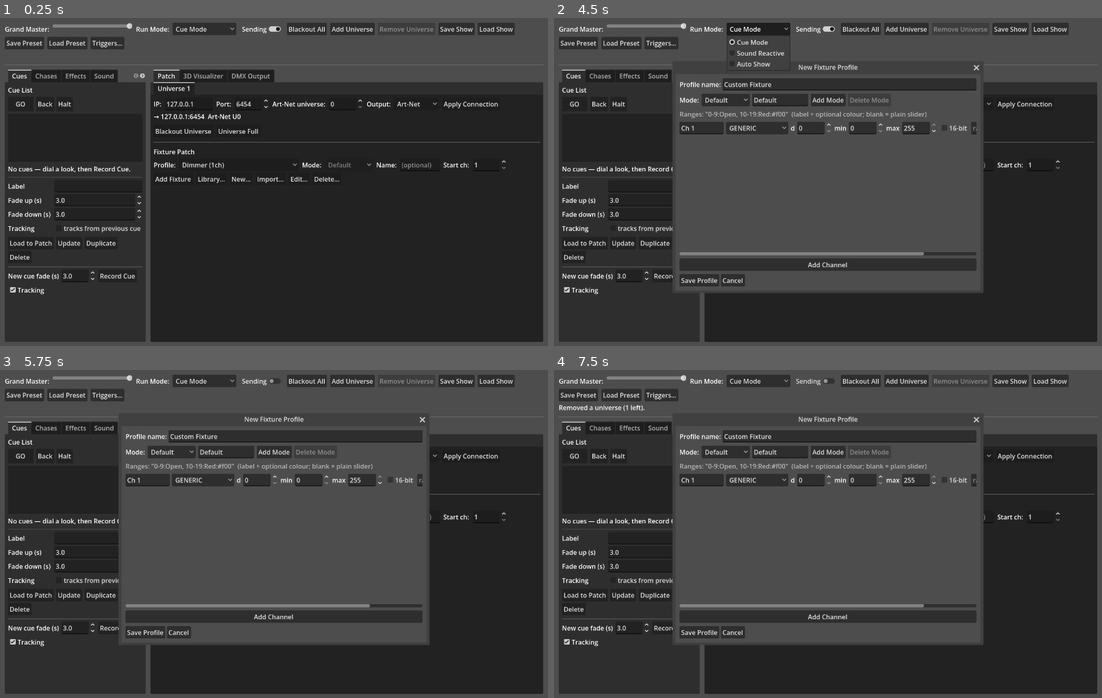
Above: before the commit, frames 1-4 (two rows, left to right).
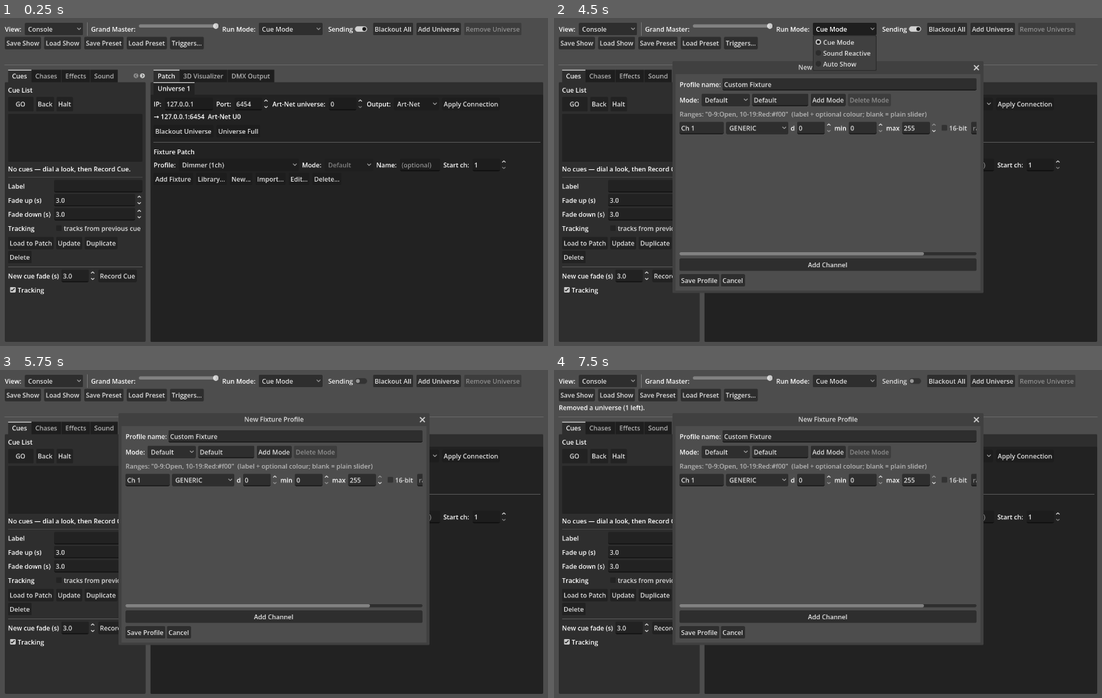
Above: after the commit, the same moments.

Repository: KonajuGames/slight-dmx-controller
Game: Godot game, scene res://main.tscn
Same seed, same stepped clock (60 frames per second), same inputs: the game is played once before the commit and once after it.
Inputs (mouse positions are in pixels of both pictures, inside the frame that each line leads up to):
- Up to frame 1 (0.25 s): no input
- Up to frame 2 (4.5 s): click (608, 27) at 0.5 s, where only the run after the commit has a clickable "Console"; click "GO" at 1.25 s; click "GO" at 2 s; click "New..." at 2.75 s; click "New..." at 3.5 s; click "Cue Mode" at 4.25 s
- Up to frame 3 (5.75 s): click "Sending" at 5 s
- Up to frame 4 (7.5 s): click "Blackout All" at 5.75 s; click "Add Universe" at 6.5 s; click "Remove Universe" at 7.25 s

The runs differ from the first frame. In frame 1, 2.6% of the frame differs, in the area x 0-95%, y 1-10%; in frame 2, 2.9%, in the area x 0-95%, y 1-16%; in frame 3, 2.6%; in frame 4, 2.6%.

Commit message:
Add a Music Library view alongside the console
A View selector at the start of the top bar swaps the area below it
between the Console and a new Music Library view (MusicBrowserPanel).
The top bar stays and the console keeps running underneath; spacebar GO
only fires in the Console view.

The Music Library has a narrow tree on the left -- this machine's drives
and folders, loaded as they're expanded (hidden/system folders skipped),
followed by VirtualDJ's Virtual Folders in VirtualDJ's order -- and fills
the rest with the music in whatever's selected: a folder's audio files
(not its subfolders) or a Virtual Folder's tracks in list order. Columns
are #, Title, Artist, BPM, Key, Length, Album, Genre and File, taken from
VirtualDJ's database where it knows the track (BPM is best_bpm(), what
the deck plays at), then the Virtual Folder's cached copy, then the file
name; any column sorts by clicking its title, and missing files show in
red. The database and lists load the first time the view is shown, not
at app start.

tests/music_browser_test.gd covers folder listing, lazy expansion,
sorting, this machine's Virtual Folders, and switching views in the real
main scene.

Co-Authored-By: Claude Opus 5.5 <noreply@anthropic.com>

Diff:
--- a/scripts/dmx_controller.gd
+++ b/scripts/dmx_controller.gd
@@ -2,9 +2,10 @@
 ## Main DMX control shell. Attached to the root Control node in main.tscn.
 ## Builds its whole UI in code so the scene file stays trivial.
 ##
-## Layout: a top bar (grand master, Sending, add/remove universe, whole-
-## show + preset save/load) above a TabContainer with one UniversePanel
-## per Art-Net universe. Each panel owns its own ArtNetUniverse sender and
+## Layout: a top bar (view selector, grand master, Sending, add/remove
+## universe, whole-show + preset save/load) above either the console —
+## playback tabs beside a TabContainer with one UniversePanel per Art-Net
+## universe — or the Music Library view (MusicBrowserPanel). Each panel owns its own ArtNetUniverse sender and
 ## fixture patch; this shell owns the shared fixture-profile list and the
 ## refresh loop.
 
@@ -33,6 +34,12 @@
 var groups_panel: GroupsPanel
 var viz_panel: VisualizerPanel
 var dmx_output_panel: DmxOutputPanel
+## The alternate "Music Library" view, swapped in for the console area
+## (`_console_view`) by the top bar's View selector.
+var music_panel: MusicBrowserPanel
+var _console_view: Control
+var view_option: OptionButton
+const VIEWS := ["Console", "Music Library"]
 ## The right-hand tabs (Patch + 3D Visualizer) and, while the visualizer
 ## is popped out, its own window.
 var _right_tabs: TabContainer
@@ -79,6 +86,13 @@
 	split.size_flags_vertical = Control.SIZE_EXPAND_FILL
 	split.split_offset = 340
 	main_vbox.add_child(split)
+	_console_view = split
+
+	# The alternate view: drives / folders / VirtualDJ Virtual Folders and
+	# their music. Hidden until picked in the top bar's View selector.
+	music_panel = MusicBrowserPanel.new()
+	music_panel.visible = false
+	main_vbox.add_child(music_panel)
 
 	var playback_tabs := TabContainer.new()
 	playback_tabs.custom_minimum_size = Vector2(336, 0)
@@ -370,6 +384,14 @@
 	row.add_theme_constant_override("h_separation", 8)
 	row.add_theme_constant_override("v_separation", 4)
 
+	row.add_child(_label("View:"))
+	view_option = OptionButton.new()
+	for v in VIEWS:
+		view_option.add_item(v)
+	view_option.item_selected.connect(set_view)
+	row.add_child(view_option)
+	row.add_child(VSeparator.new())
+
 	row.add_child(_label("Grand Master:"))
 	master_slider = HSlider.new()
 	master_slider.min_value = 0
@@ -440,6 +462,17 @@
 	col.add_child(status_label)
 
 	return col
+
+
+## Switch the main area: 0 = the console (playback tabs + patch /
+## visualizer / DMX output), 1 = the Music Library. The top bar stays, and
+## the console keeps running underneath either way.
+func set_view(idx: int) -> void:
+	idx = clampi(idx, 0, VIEWS.size() - 1)
+	_console_view.visible = idx == 0
+	music_panel.visible = idx == 1
+	if view_option.selected != idx:
+		view_option.selected = idx
 
 
 # ------------------------------------------------------------- UNIVERSES --
@@ -756,10 +789,10 @@
 
 
 ## Space fires the next cue, like a real console — but only when no text
-## field or button ate the keypress first.
+## field or button ate the keypress first, and only in the Console view.
 func _unhandled_key_input(event: InputEvent) -> void:
 	if event is InputEventKey and event.pressed and not event.echo:
-		if event.keycode == KEY_SPACE and run_mode == 0:
+		if event.keycode == KEY_SPACE and run_mode == 0 and _console_view.visible:
 			cue_panel.go()
 			get_viewport().set_input_as_handled()
 
--- /dev/null
+++ b/scripts/music_browser_panel.gd
@@ -0,0 +1,360 @@
+class_name MusicBrowserPanel
+extends HSplitContainer
+## The "Music Library" view: a narrow tree on the left — this machine's
+## drives and folders, then VirtualDJ's Virtual Folders — and, filling the
+## rest, the music in whatever's selected there.
+##
+## Folders load as they're expanded (a drive can hold far too many to
+## walk up front). Track details come from VirtualDJ's database where it
+## knows the file (artist / title / BPM / key / length, the same values
+## its decks use), falling back to the file name. The database and lists
+## load the first time the view is shown, not at app start.
+
+## Audio files listed in a folder (lower-case extensions).
+const AUDIO_EXTS := ["mp3", "m4a", "aac", "wav", "flac", "ogg", "opus", "wma", "aif", "aiff"]
+
+enum Col { NUM, TITLE, ARTIST, BPM, KEY, LENGTH, ALBUM, GENRE, FILE }
+const COL_TITLES := ["#", "Title", "Artist", "BPM", "Key", "Length", "Album", "Genre", "File"]
+## Sort key per column (a field of the row dictionaries built below).
+const COL_KEYS := ["num", "title", "artist", "bpm", "key", "length", "album", "genre", "file"]
+
+const _PLACEHOLDER := "_placeholder"
+const _MISSING_COLOR := Color(1.0, 0.5, 0.5)
+
+var _tree: Tree                 # left: drives / folders / Virtual Folders
+var _list: Tree                 # right: the tracks
+var _heading: Label
+var _db: VirtualDjDatabase = null
+var _lists: Array = []          # [VirtualDjList]
+var _loaded := false
+
+var _rows: Array = []           # [{num, title, artist, bpm, key, length, album, genre, file, path, missing}]
+var _sort_col := Col.NUM
+var _sort_asc := true
+
+
+func _ready() -> void:
+	size_flags_horizontal = Control.SIZE_EXPAND_FILL
+	size_flags_vertical = Control.SIZE_EXPAND_FILL
+	split_offset = 260
+
+	_tree = Tree.new()
+	_tree.custom_minimum_size = Vector2(220, 0)
+	_tree.hide_root = true
+	_tree.select_mode = Tree.SELECT_SINGLE
+	_tree.item_collapsed.connect(_on_item_collapsed)
+	_tree.item_selected.connect(_on_folder_selected)
+	add_child(_tree)
+
+	var right := VBoxContainer.new()
+	right.size_flags_horizontal = Control.SIZE_EXPAND_FILL
+	right.add_theme_constant_override("separation", 6)
+	add_child(right)
+
+	_heading = Label.new()
+	_heading.text = "Select a folder or a VirtualDJ Virtual Folder."
+	_heading.text_overrun_behavior = TextServer.OVERRUN_TRIM_ELLIPSIS
+	right.add_child(_heading)
+
+	_list = Tree.new()
+	_list.size_flags_vertical = Control.SIZE_EXPAND_FILL
+	_list.hide_root = true
+	_list.columns = COL_TITLES.size()
+	_list.column_titles_visible = true
+	_list.select_mode = Tree.SELECT_ROW
+	# Pad cells so a right-aligned column doesn't run into the next one's text.
+	_list.add_theme_constant_override("inner_item_margin_left", 6)
+	_list.add_theme_constant_override("inner_item_margin_right", 6)
+	for c in range(COL_TITLES.size()):
+		_list.set_column_title(c, COL_TITLES[c])
+		_list.set_column_clip_content(c, true)
+	for c in [Col.NUM, Col.BPM, Col.KEY, Col.LENGTH]:
+		_list.set_column_expand(c, false)
+		# Wide enough for 4-digit row numbers / "150.0" / "C#m" / "12:34"
+		# inside the cell padding below.
+		_list.set_column_custom_minimum_width(c, 64)
+		_list.set_column_title_alignment(c, HORIZONTAL_ALIGNMENT_RIGHT)
+	_list.set_column_expand_ratio(Col.TITLE, 3)
+	_list.set_column_expand_ratio(Col.ARTIST, 2)
+	_list.set_column_expand_ratio(Col.ALBUM, 2)
+	_list.set_column_expand_ratio(Col.GENRE, 1)
+	_list.set_column_expand_ratio(Col.FILE, 3)
+	_list.column_title_clicked.connect(_on_column_title_clicked)
+	right.add_child(_list)
+
+	visibility_changed.connect(func():
+		if is_visible_in_tree():
+			ensure_loaded())
+
+
+## Build the tree (and load VirtualDJ's database and lists) if that hasn't
+## happened yet. Called when the view is first shown.
+func ensure_loaded() -> void:
+	if _loaded:
+		return
+	_loaded = true
+	_db = VirtualDjDatabase.new()
+	_db.load_all()
+	_lists = VirtualDjList.load_all()
+	_build_tree()
+
+
+# ------------------------------------------------------------------ TREE --
+
+func _build_tree() -> void:
+	_tree.clear()
+	var root := _tree.create_item()
+
+	for i in range(DirAccess.get_drive_count()):
+		var drive := DirAccess.get_drive_name(i)
+		if drive == "":
+			continue
+		var path := drive if drive.ends_with("/") else drive + "/"
+		var item := _tree.create_item(root)
+		item.set_text(0, drive)
+		item.set_tooltip_text(0, path)
+		item.set_metadata(0, {"kind": "dir", "path": path})
+		_add_placeholder(item)
+		item.collapsed = true
+
+	var vdj := _tree.create_item(root)
+	vdj.set_text(0, "VirtualDJ Virtual Folders")
+	vdj.set_selectable(0, false)
+	vdj.set_custom_color(0, get_theme_color("font_disabled_color", "Tree"))
+	if _lists.is_empty():
+		var none := _tree.create_item(vdj)
+		none.set_text(0, "(none found)")
+		none.set_selectable(0, false)
+	var groups := {"": vdj}     # "Gigs/2026" -> its TreeItem
+	for list in _lists:
+		var item := _tree.create_item(_group_item(groups, list.group))
+		item.set_text(0, list.name)
+		item.set_tooltip_text(0, list.path)
+		item.set_metadata(0, {"kind": "list", "list": list})
+
+
+## The tree item for a Virtual Folder group path, created on first use.
+func _group_item(groups: Dictionary, group: String) -> TreeItem:
+	if groups.has(group):
+		return groups[group]
+	var slash := group.rfind("/")
+	var parent := _group_item(groups, group.substr(0, slash) if slash >= 0 else "")
+	var item := _tree.create_item(parent)
+	item.set_text(0, group.substr(slash + 1))
+	item.set_selectable(0, false)
+	groups[group] = item
+	return item
+
+
+## A dummy child so a folder shows an expand arrow before its contents
+## are read (replaced when it's first expanded).
+func _add_placeholder(item: TreeItem) -> void:
+	var p := _tree.create_item(item)
+	p.set_text(0, "…")
+	p.set_selectable(0, false)
+	p.set_metadata(0, {"kind": _PLACEHOLDER})
+
+
+func _on_item_collapsed(item: TreeItem) -> void:
+	if item.collapsed:
+		return
+	var first := item.get_first_child()
+	if first == null or not (first.get_metadata(0) is Dictionary) \
+			or first.get_metadata(0).get("kind") != _PLACEHOLDER:
+		return
+	first.free()
+	expand_folder(item)
+
+
+## Fill a folder item with its subfolders (each lazily expandable).
+func expand_folder(item: TreeItem) -> void:
+	var path: String = item.get_metadata(0)["path"]
+	for name in list_subfolders(path):
+		var child := _tree.create_item(item)
+		child.set_text(0, name)
+		child.set_tooltip_text(0, path.path_join(name))
+		child.set_metadata(0, {"kind": "dir", "path": path.path_join(name)})
+		_add_placeholder(child)
+		child.collapsed = true
+
+
+## A folder's visible subfolders, in natural order. Hidden and system
+## folders (Recycle Bin, System Volume Information, ...) are skipped.
+static func list_subfolders(path: String) -> PackedStringArray:
+	var da := DirAccess.open(path)
+	if da == null:
+		return PackedStringArray()
+	da.include_hidden = false
+	var names := da.get_directories()
+	var sorted := Array(names)
+	sorted.sort_custom(func(a: String, b: String) -> bool: return a.naturalnocasecmp_to(b) < 0)
+	return PackedStringArray(sorted)
+
+
+## A folder's audio files (names only), in natural order.
+static func list_audio_files(path: String) -> PackedStringArray:
+	var da := DirAccess.open(path)
+	if da == null:
+		return PackedStringArray()
+	da.include_hidden = false
+	var out := []
+	for f in da.get_files():
+		if f.get_extension().to_lower() in AUDIO_EXTS:
+			out.append(f)
+	out.sort_custom(func(a: String, b: String) -> bool: return a.naturalnocasecmp_to(b) < 0)
+	return PackedStringArray(out)
+
+
+func _on_folder_selected() -> void:
+	var item := _tree.get_selected()
+	if item == null or not (item.get_metadata(0) is Dictionary):
+		return
+	var meta: Dictionary = item.get_metadata(0)
+	match meta.get("kind"):
+		"dir":
+			show_folder(meta["path"])
+		"list":
+			show_list(meta["list"])
+
+
+# ------------------------------------------------------------------ LIST --
+
+## List the music in a folder on disk (not its subfolders).
+func show_folder(path: String) -> void:
+	ensure_loaded()
+	_rows.clear()
+	var files := list_audio_files(path)
+	for i in range(files.size()):
+		var full := path.path_join(files[i])
+		_rows.append(_row(i + 1, full, _db.find_song(full), null, files[i]))
+	_set_heading(path, _rows)
+	_sort_col = Col.NUM
+	_sort_asc = true
+	_fill_list()
+
+
+## List a VirtualDJ Virtual Folder's tracks, in its order.
+func show_list(list: VirtualDjList) -> void:
+	ensure_loaded()
+	_rows.clear()
+	for i in range(list.entries.size()):
+		var e: VirtualDjList.Entry = list.entries[i]
+		_rows.append(_row(i + 1, e.path, _db.find_song(e.path), e, e.path))
+	_set_heading("%s  (VirtualDJ Virtual Folder)" % list.name, _rows)
+	_sort_col = Col.NUM
+	_sort_asc = true
+	_fill_list()
+
+
+## The rows currently listed, in display order.
+func rows() -> Array:
+	return _rows
+
+
+## One list row. Prefers VirtualDJ's database entry (the values its decks
+## use), then the Virtual Folder's cached copy, then the file name.
+func _row(num: int, path: String, song: VirtualDjDatabase.Song, entry: VirtualDjList.Entry,
+		file_label: String) -> Dictionary:
+	var r := {"num": num, "path": path, "file": file_label,
+		"title": "", "artist": "", "bpm": 0.0, "key": "", "length": 0.0, "album": "", "genre": "",
+		"missing": not FileAccess.file_exists(path)}
+	if song != null:
+		r["title"] = song.title
+		r["artist"] = song.artist
+		r["bpm"] = song.best_bpm()
+		r["key"] = song.best_key()
+		r["length"] = song.length
+		r["album"] = song.album
+		r["genre"] = song.genre
+	elif entry != null:
+		r["title"] = entry.title
+		r["artist"] = entry.artist
+		r["bpm"] = entry.bpm
+		r["key"] = entry.key
+		r["length"] = entry.length
+	if r["title"] == "":
+		r["title"] = path.get_file().get_basename()
+	return r
+
+
+func _set_heading(what: String, rows_: Array) -> void:
+	var total := 0.0
+	var missing := 0
+	for r in rows_:
+		total += r["length"]
+		if r["missing"]:
+			missing += 1
+	var text := "%s — %d track%s" % [what, rows_.size(), "" if rows_.size() == 1 else "s"]
+	if total > 0.0:
+		text += " · " + _fmt_duration(total)
+	if missing > 0:
+		text += " · %d missing" % missing
+	_heading.text = text
+	_heading.tooltip_text = text
+
+
+func _fill_list() -> void:
+	_list.clear()
+	var root := _list.create_item()
+	for r in _rows:
+		var it := _list.create_item(root)
+		it.set_text(Col.NUM, str(r["num"]))
+		it.set_text(Col.TITLE, r["title"])
+		it.set_text(Col.ARTIST, r["artist"])
+		it.set_text(Col.BPM, "%.1f" % r["bpm"] if r["bpm"] > 0.0 else "")
+		it.set_text(Col.KEY, r["key"])
+		it.set_text(Col.LENGTH, _fmt_time(r["length"]) if r["length"] > 0.0 else "")
+		it.set_text(Col.ALBUM, r["album"])
+		it.set_text(Col.GENRE, r["genre"])
+		it.set_text(Col.FILE, r["file"])
+		for c in [Col.NUM, Col.BPM, Col.KEY, Col.LENGTH]:
+			it.set_text_alignment(c, HORIZONTAL_ALIGNMENT_RIGHT)
+		it.set_tooltip_text(Col.FILE, r["path"])
+		it.set_metadata(0, r["path"])
+		if r["missing"]:
+			for c in range(COL_TITLES.size()):
+				it.set_custom_color(c, _MISSING_COLOR)
+			it.set_tooltip_text(Col.TITLE, "File not found: " + r["path"])
+	_update_column_titles()
+
+
+func _on_column_title_clicked(column: int, mouse_button: int) -> void:
+	if mouse_button != MOUSE_BUTTON_LEFT:
+		return
+	sort_by(column, not _sort_asc if column == _sort_col else true)
+
+
+## Sort the listed tracks by a column (Col.*). Ties keep list order.
+func sort_by(column: int, ascending: bool) -> void:
+	_sort_col = column
+	_sort_asc = ascending
+	var key: String = COL_KEYS[column]
+	_rows.sort_custom(func(a: Dictionary, b: Dictionary) -> bool:
+		var va = a[key]
+		var vb = b[key]
+		if va is String:
+			var c := (va as String).naturalnocasecmp_to(vb)
+			if c != 0:
+				return c < 0 if ascending else c > 0
+		elif va != vb:
+			return va < vb if ascending else va > vb
+		return a["num"] < b["num"])
+	_fill_list()
+
+
+func _update_column_titles() -> void:
+	for c in range(COL_TITLES.size()):
+		var t: String = COL_TITLES[c]
+		if c == _sort_col:
+			t += " ▲" if _sort_asc else " ▼"
+		_list.set_column_title(c, t)
+
+
+static func _fmt_time(seconds: float) -> String:
+	var s := roundi(seconds)
+	return "%d:%02d" % [floori(s / 60.0), s % 60]
+
+
+static func _fmt_duration(seconds: float) -> String:
+	var m := roundi(seconds / 60.0)
+	return "%dh %02dm" % [floori(m / 60.0), m % 60] if m >= 60 else "%d min" % m
--- /dev/null
+++ b/tests/music_browser_test.gd
@@ -0,0 +1,152 @@
+extends SceneTree
+## Tests for MusicBrowserPanel — the "Music Library" view — and switching
+## to it in the main shell.
+##
+##   godot --headless --script tests/music_browser_test.gd
+##
+## A synthetic folder under user:// is the portable part; the drives and
+## VirtualDJ Virtual Folders actually on this machine are a sanity pass,
+## SKIPPED where VirtualDJ isn't installed.
+
+var _p := 0
+var _f := 0
+var _s := 0
+
+
+func ok(cond: bool, label: String) -> void:
+	if cond:
+		_p += 1
+		print("  ok   ", label)
+	else:
+		_f += 1
+		print("  FAIL ", label)
+
+
+func skip(label: String) -> void:
+	_s += 1
+	print("  skip ", label)
+
+
+func _initialize() -> void:
+	# Nodes added during _initialize don't get _ready() until the first
+	# frame, so run the cases from there.
+	_run.call_deferred()
+
+
+func _run() -> void:
+	print("== Music Library view ==")
+	_test_folder_listing()
+	_test_panel()
+	_test_main_scene()
+	print("== %d passed, %d failed, %d skipped ==" % [_p, _f, _s])
+	quit(1 if _f > 0 else 0)
+
+
+func _touch(path: String) -> void:
+	DirAccess.make_dir_recursive_absolute(path.get_base_dir())
+	var f := FileAccess.open(path, FileAccess.WRITE)
+	f.store_string("x")
+	f.close()
+
+
+func _fixture_dir() -> String:
+	var root := ProjectSettings.globalize_path("user://_music_browser")
+	for f in ["Track 10.mp3", "Track 2.M4A", "song.flac", "notes.txt", "cover.jpg",
+			"Album B/x.mp3", "album a/y.wav", "Album B/deeper/z.ogg"]:
+		_touch(root.path_join(f))
+	return root
+
+
+func _test_folder_listing() -> void:
+	print("- folder listing")
+	var root := _fixture_dir()
+	var files := MusicBrowserPanel.list_audio_files(root)
+	ok(Array(files) == ["song.flac", "Track 2.M4A", "Track 10.mp3"],
+		"audio only, any case, natural order %s" % str(files))
+	var dirs := MusicBrowserPanel.list_subfolders(root)
+	ok(Array(dirs) == ["album a", "Album B"], "subfolders, natural order %s" % str(dirs))
+	ok(MusicBrowserPanel.list_audio_files(root.path_join("nope")).is_empty(), "missing folder -> nothing")
+
+
+func _test_panel() -> void:
+	print("- panel")
+	var panel := MusicBrowserPanel.new()
+	panel.visible = false
+	root.add_child(panel)
+	panel.ensure_loaded()
+	var tree: Tree = panel._tree
+	var top := tree.get_root().get_children()
+	var drives := DirAccess.get_drive_count()
+	ok(top.size() == drives + 1, "one item per drive + Virtual Folders (%d)" % top.size())
+	ok(top[-1].get_text(0) == "VirtualDJ Virtual Folders", "Virtual Folders after the drives")
+	ok(top[0].collapsed and top[0].get_child_count() == 1, "drives start collapsed with a placeholder")
+
+	# Lazy expansion, on a synthetic folder item.
+	var fixture := _fixture_dir()
+	var item := tree.create_item(tree.get_root())
+	item.set_metadata(0, {"kind": "dir", "path": fixture})
+	panel._add_placeholder(item)
+	item.collapsed = true
+	item.collapsed = false     # emits item_collapsed -> fills it
+	var kids := item.get_children().map(func(c): return c.get_text(0))
+	ok(kids == ["album a", "Album B"], "expanding loads subfolders, placeholder gone %s" % str(kids))
+	var b := item.get_child(1)
+	ok(b.get_child_count() == 1 and b.collapsed, "subfolders are lazily expandable too")
+	b.collapsed = false
+	ok(b.get_child_count() == 1 and b.get_child(0).get_text(0) == "deeper", "second level")
+	var a := item.get_child(0)
+	a.collapsed = false
+	ok(a.get_child_count() == 0, "a folder without subfolders ends up empty")
+
+	# Selecting a folder lists its music.
+	tree.set_selected(item, 0)
+	var rows := panel.rows()
+	ok(rows.size() == 3, "selecting a folder lists its 3 audio files (%d)" % rows.size())
+	ok(rows.map(func(r): return r["title"]) == ["song", "Track 2", "Track 10"], "titles from file names")
+	ok(not rows[0]["missing"], "files exist")
+	ok(panel._list.get_root().get_child_count() == 3, "list shows 3 rows")
+	ok(panel._heading.text.begins_with(fixture) and "3 tracks" in panel._heading.text,
+		"heading: %s" % panel._heading.text)
+
+	panel.sort_by(MusicBrowserPanel.Col.TITLE, false)
+	ok(panel.rows().map(func(r): return r["title"]) == ["Track 10", "Track 2", "song"], "sort by title, descending")
+	ok(panel._list.get_column_title(MusicBrowserPanel.Col.TITLE).ends_with("▼"), "sort indicator")
+	panel.sort_by(MusicBrowserPanel.Col.NUM, true)
+	ok(panel.rows().map(func(r): return r["num"]) == [1, 2, 3], "back to folder order")
+
+	# VirtualDJ Virtual Folders on this machine.
+	var vdj: TreeItem = top[-1]
+	var lists: Array = vdj.get_children().filter(func(c): return c.get_metadata(0) is Dictionary)
+	if lists.is_empty():
+		skip("no VirtualDJ Virtual Folders on this machine")
+	else:
+		var first: TreeItem = lists[0]
+		var list: VirtualDjList = first.get_metadata(0)["list"]
+		tree.set_selected(first, 0)
+		rows = panel.rows()
+		ok(rows.size() == list.entries.size(), "%s: all %d tracks listed" % [list.name, rows.size()])
+		ok(rows.all(func(r): return r["title"] != ""), "every track has a title")
+		var known := rows.filter(func(r): return r["bpm"] > 0.0).size()
+		print("    %s: %d tracks, %d with a BPM, heading '%s'" % [list.name, rows.size(), known, panel._heading.text])
+		ok(known > 0, "BPMs filled in from VirtualDJ")
+		var r0: Dictionary = rows[0]
+		var song := panel._db.find_song(r0["path"])
+		ok(song == null or r0["bpm"] == song.best_bpm(), "BPM is the database's best_bpm()")
+	panel.queue_free()
+
+
+func _test_main_scene() -> void:
+	print("- main scene view switch")
+	var main: Control = load("res://main.tscn").instantiate()
+	root.add_child(main)
+	ok(main.view_option.item_count == 2 and main.view_option.selected == 0, "View selector, Console first")
+	ok(main._console_view.visible and not main.music_panel.visible, "starts in the Console view")
+	ok(not main.music_panel._loaded, "Music Library not loaded until shown")
+	main.view_option.select(1)
+	main.view_option.item_selected.emit(1)
+	ok(not main._console_view.visible and main.music_panel.visible, "switches to the Music Library")
+	ok(main.music_panel._loaded, "loads on first show")
+	main.set_view(0)
+	ok(main._console_view.visible and not main.music_panel.visible and main.view_option.selected == 0,
+		"and back to the Console")
+	main.queue_free()
Not shown, added: scripts/music_browser_panel.gd.uid
Not shown, added: tests/music_browser_test.gd.uid
